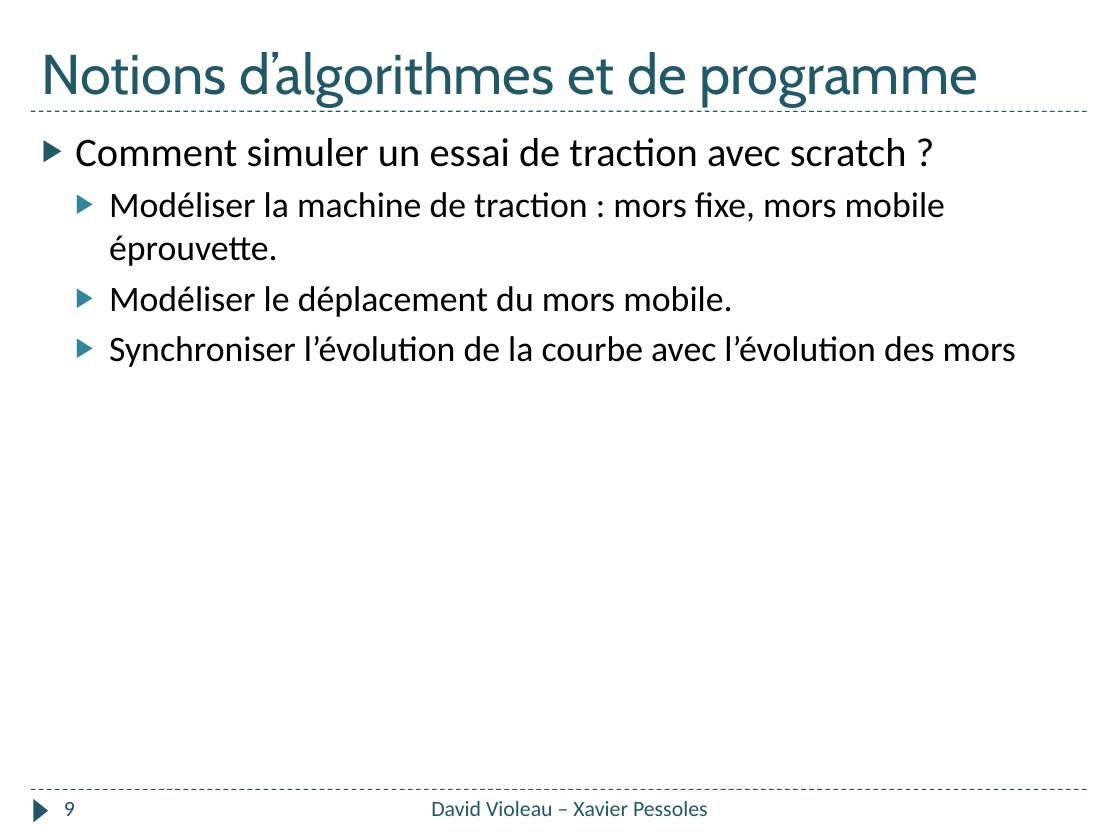
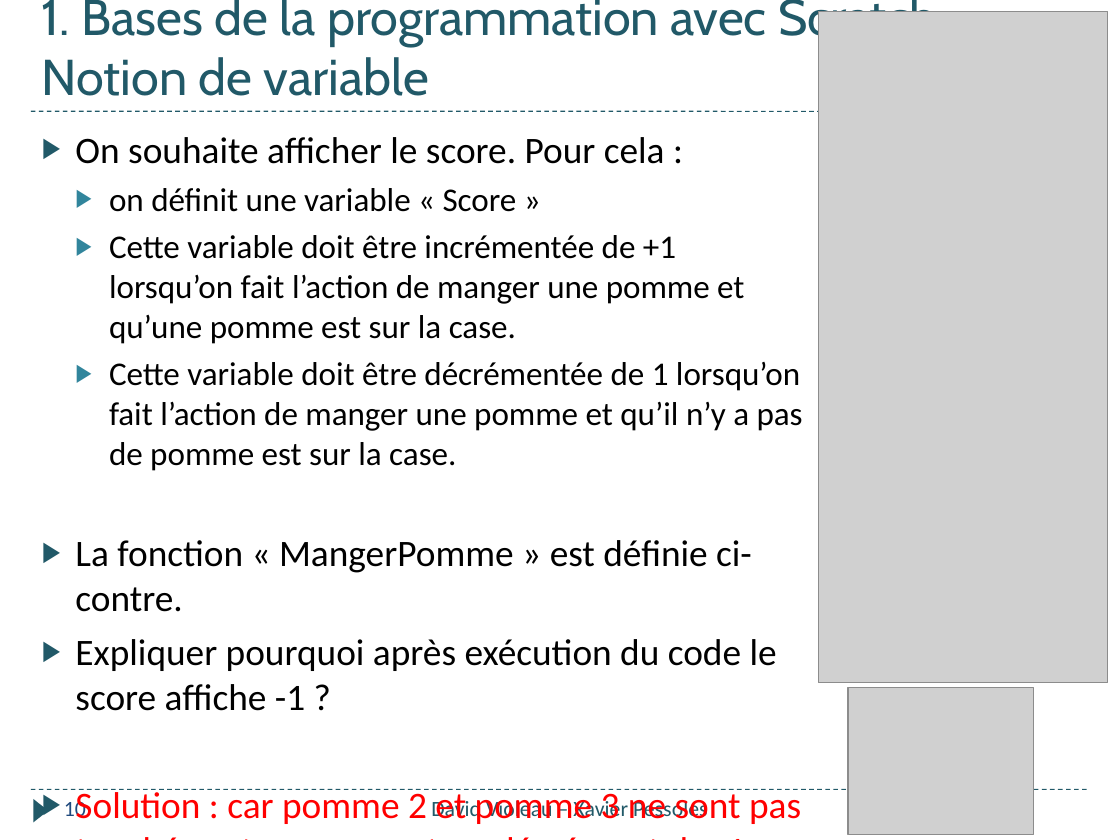
Before and after one commit to xpessoles/Informatique_College, a slide deck: slide 10 of Formation_2018/Quizz_Pomme/Quizz_Pomme.pptx (slide 9 before the commit). Drawn at 1120x840 pixels with LibreOffice and Linux fonts; fonts in the diff are those of the drawing; grey boxes stand for pictures. Boxes give left, top, right and bottom in pixels: in the first picture for what was removed or moved away, otherwise in the second. Text is boxed around its words. In the diff, an @@ line names an element or a change of style, - is before the commit and + after.

```diff
--- a/Formation_2018/Quizz_Pomme/Quizz_Pomme.pptx
+++ b/Formation_2018/Quizz_Pomme/Quizz_Pomme.pptx
@@ title at box(42, 0, 937, 96): text changed; size 36 to 32.4 pt @@
-Notions d’algorithmes et de programme
+1. Bases de la programmation avec Scratch
+Notion de variable
@@ picture added at box(819, 11, 1108, 683) @@
@@ text at box(75, 137, 803, 824): text changed; size 23 to 21.3 pt @@
-▶ Comment simuler un essai de traction avec scratch ?
-  ▶ Modéliser la machine de traction : mors fixe, mors mobile éprouvette.
-  ▶ Modéliser le déplacement du mors mobile.
-  ▶ Synchroniser l’évolution de la courbe avec l’évolution des mors
+▶ On souhaite afficher le score. Pour cela :
+  ▶ on définit une variable « Score »
+  ▶ Cette variable doit être incrémentée de +1 lorsqu’on fait l’action de manger une pomme et qu’une pomme est sur la case.
+  ▶ Cette variable doit être décrémentée de 1 lorsqu’on fait l’action de manger une pomme et qu’il n’y a pas de pomme est sur la case.
+▶ La fonction « MangerPomme » est définie ci-contre.
+▶ Expliquer pourquoi après exécution du code le score affiche -1 ?
+▶ Solution : car pomme 2 et pomme 3 ne sont pas touchées et provoquent un décrément de -1. On a donc +1-1-1 = -1.
@@ picture added at box(848, 688, 1033, 834) @@
@@ page number at box(64, 798, 86, 819): text changed @@
-9
+10
```
Also in this commit, not shown: 10 other slides changed, 1 slide added, 1 other file.
